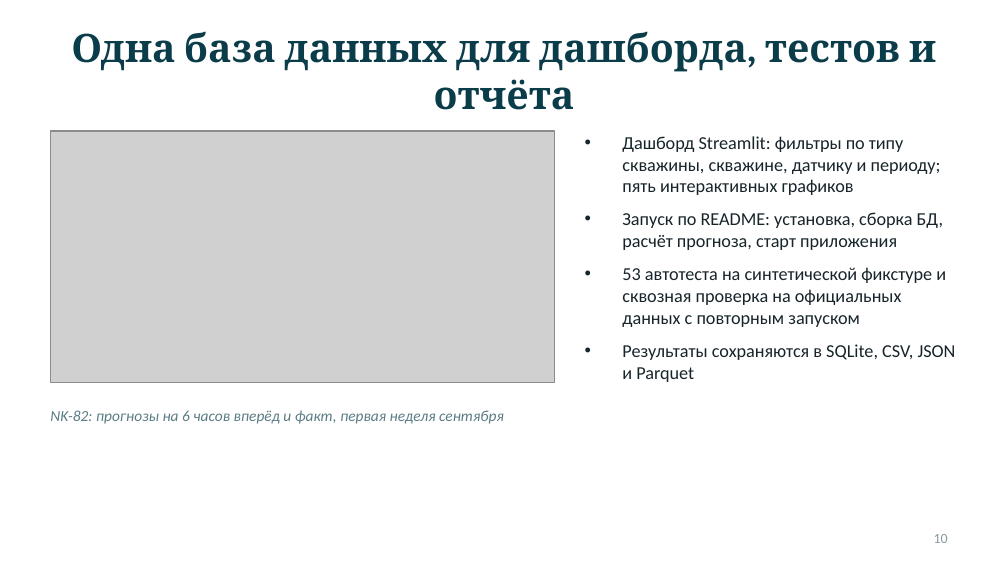
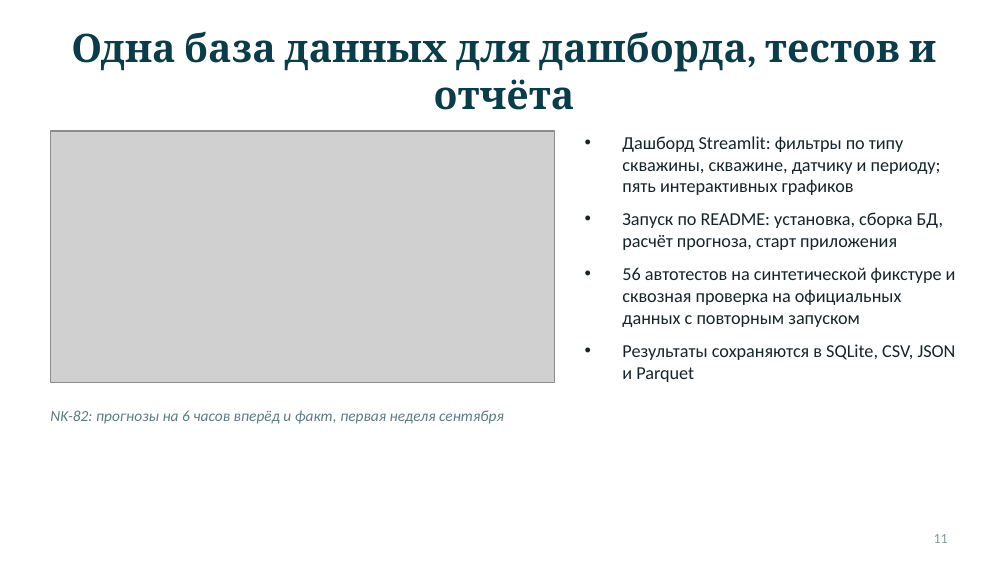
Before and after one commit to R0onen/Short-Term-Forecasting-of-Well-Parameters, a slide deck: slide 11 of presentation/well-forecast-defense-ru.pptx (slide 10 before the commit). Drawn at 1008x567 pixels with LibreOffice and Linux fonts; fonts in the diff are those of the drawing; grey boxes stand for pictures. Boxes give left, top, right and bottom in pixels: in the first picture for what was removed or moved away, otherwise in the second. Text is boxed around its words. In the diff, an @@ line names an element or a change of style, - is before the commit and + after.

```diff
--- a/presentation/well-forecast-defense-ru.pptx
+++ b/presentation/well-forecast-defense-ru.pptx
@@ text at (622,267,956,327): text changed @@
-• 53 автотеста на синтетической фикстуре и сквозная проверка на официальных данных с повторным запуском
+• 56 автотестов на синтетической фикстуре и сквозная проверка на официальных данных с повторным запуском
@@ page number at (934,534,948,543): text changed @@
-10
+11
```
Also in this commit, not shown: 1 other slide changed, 1 slide added, 15 other files.
